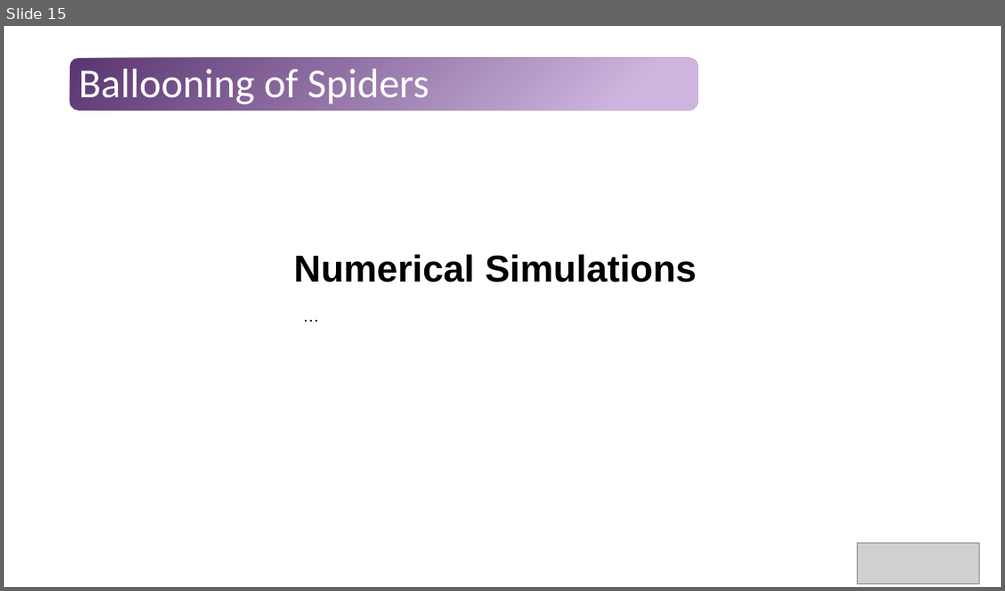
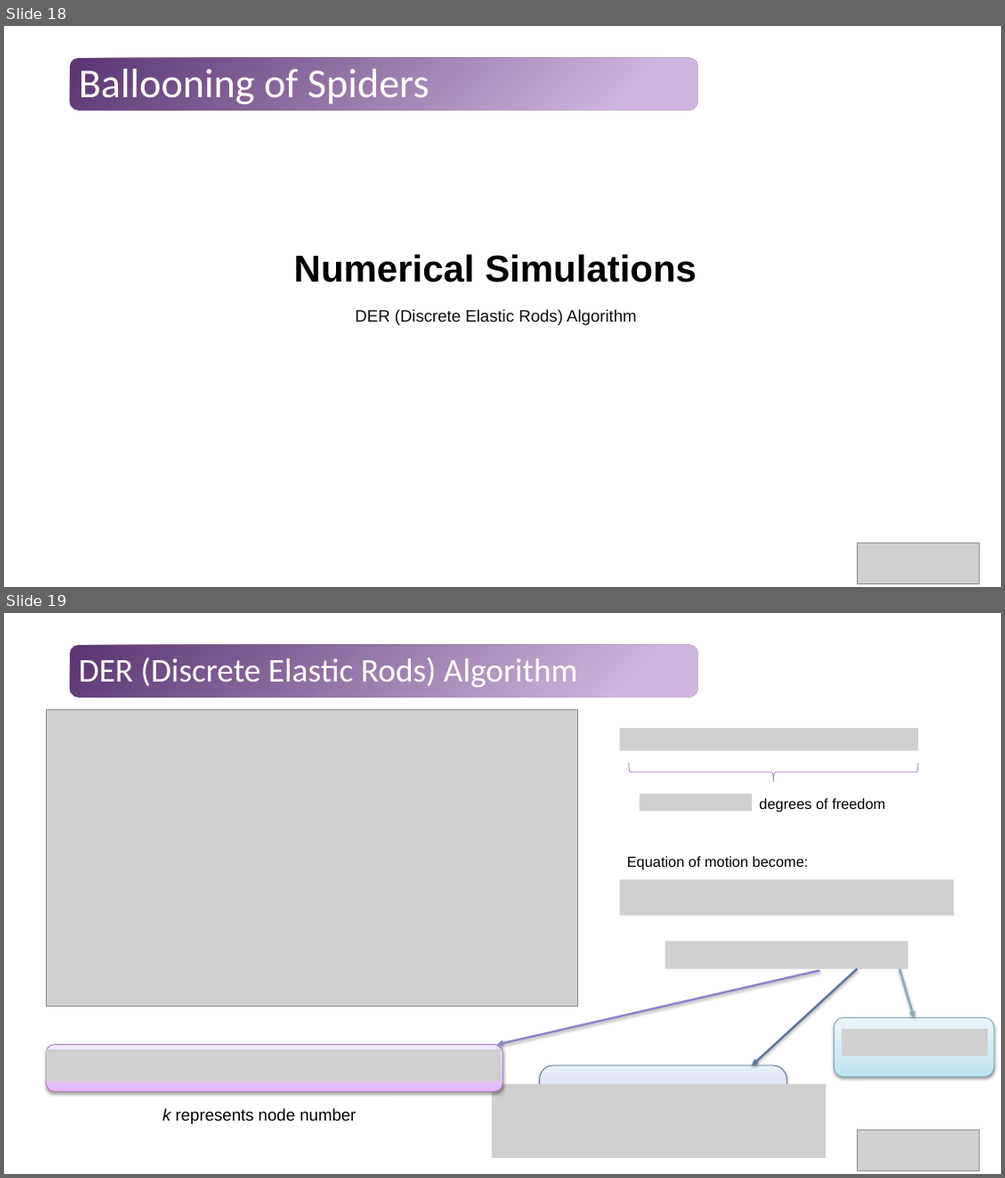
Before and after one commit to Tavi681/PoliPhysics, a slide deck: Tema 1/paper/Tema1.pptx. Shown one above the other, each under a label of ours: slide 15 before the commit, slides 18 and 19 after it. The pictures are 1005x591 and 1005x1178 pixels, drawn with LibreOffice and Linux fonts; fonts in the diff are those of the drawing; grey boxes stand for pictures. Boxes give left, top, right and bottom in pixels: in the first picture for what was removed or moved away, otherwise in the second. Text is boxed around its words. In the diff, an @@ line names an element or a change of style, - is before the commit and + after.

```diff
--- a/Tema 1/paper/Tema1.pptx
+++ b/Tema 1/paper/Tema1.pptx
@@ slide 19 added at <box>4,613,1001,1174</box>, background #FFFFFF; not listed: 1 template element that a slide beside it also shows @@
@@ title added at <box>79,657,578,687</box>, 32 pt, text #FFFFFF @@
+DER (Discrete Elastic Rods) Algorithm
@@ picture added at <box>46,709,577,1006</box> @@
@@ picture added at <box>619,728,918,751</box> @@
@@ right brace added at <box>629,763,918,781</box>, outline #AA7FC3 0.75 pt @@
@@ picture added at <box>639,794,752,811</box> @@
@@ text added at <box>759,798,885,812</box>, 14 pt, text #000000 @@
+degrees of freedom
@@ text added at <box>627,856,809,869</box>, 14 pt, text #000000 @@
+Equation of motion become:
@@ picture added at <box>619,880,954,916</box> @@
@@ picture added at <box>665,941,908,968</box> @@
@@ group added at <box>46,971,820,1124</box>: 1 rounded rectangle, 1 picture, 1 text, 1 arrow @@
+k represents node number
@@ arrow added from (858, 969) to (752, 1065), #5D739A 2 pt @@
@@ arrow added from (900, 969) to (914, 1018), #84ACB6 2 pt @@
@@ rounded rectangle added at <box>834,1018,994,1077</box>, fill gradient #BDE4EF to #D0EBF3 to #ECF8FB, outline #80A9B3 0.75 pt @@
@@ picture added at <box>841,1029,987,1055</box> @@
@@ rounded rectangle added at <box>540,1065,786,1148</box>, fill gradient #B5C3E4 to #CBD4EB to #EBEEF8, outline #597098 0.75 pt @@
@@ picture added at <box>492,1083,825,1158</box> @@
@@ picture added at <box>858,1130,979,1171</box> @@
@@ what was slide 15 is now slide 18 @@
@@ slide 18 changed as well @@
@@ text at <box>355,309,637,325</box>: text changed @@
-…
+DER (Discrete Elastic Rods) Algorithm
```
Also in this commit, not shown: 5 other slides changed, 9 other slides added, 2 slides removed, 1 other file.
